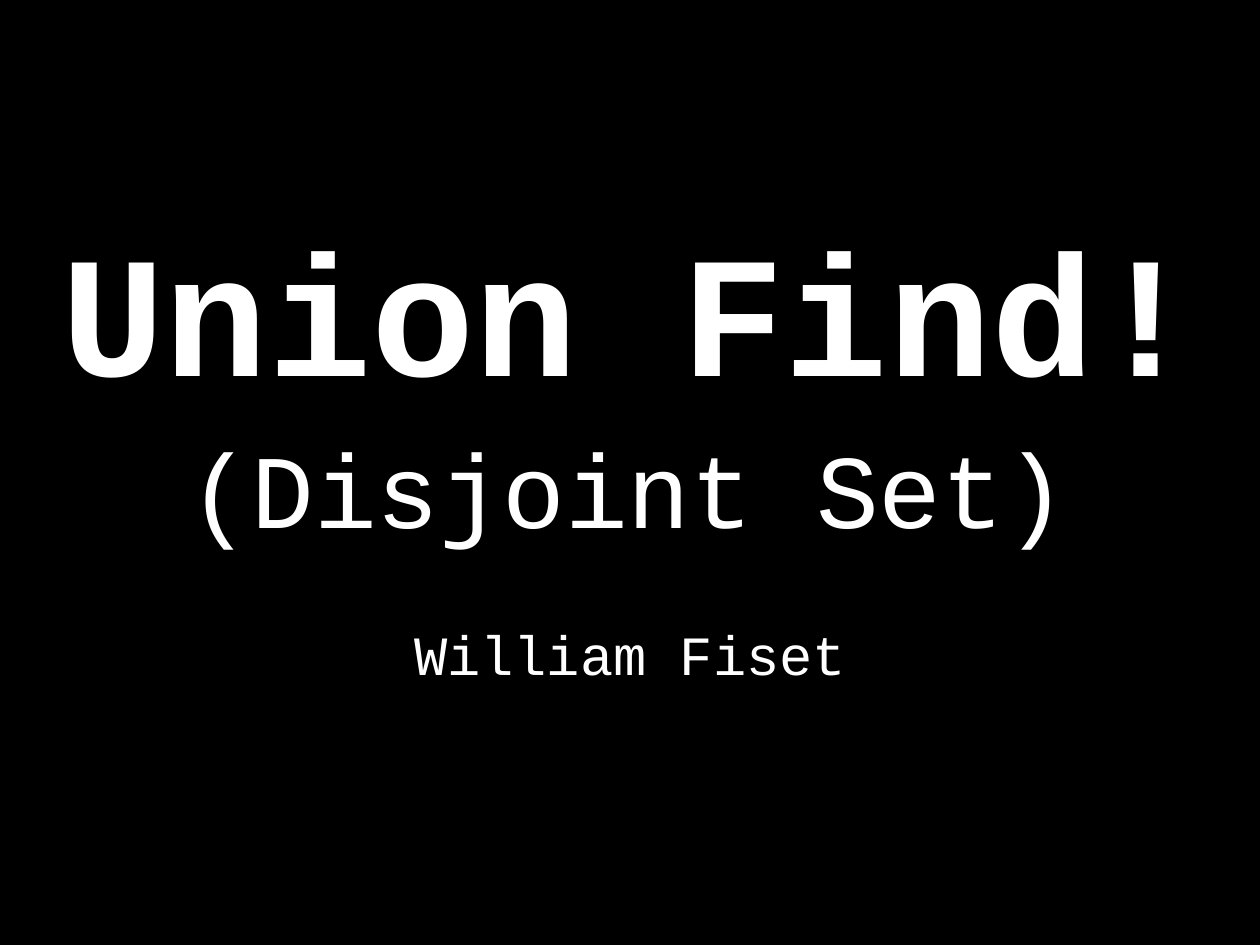
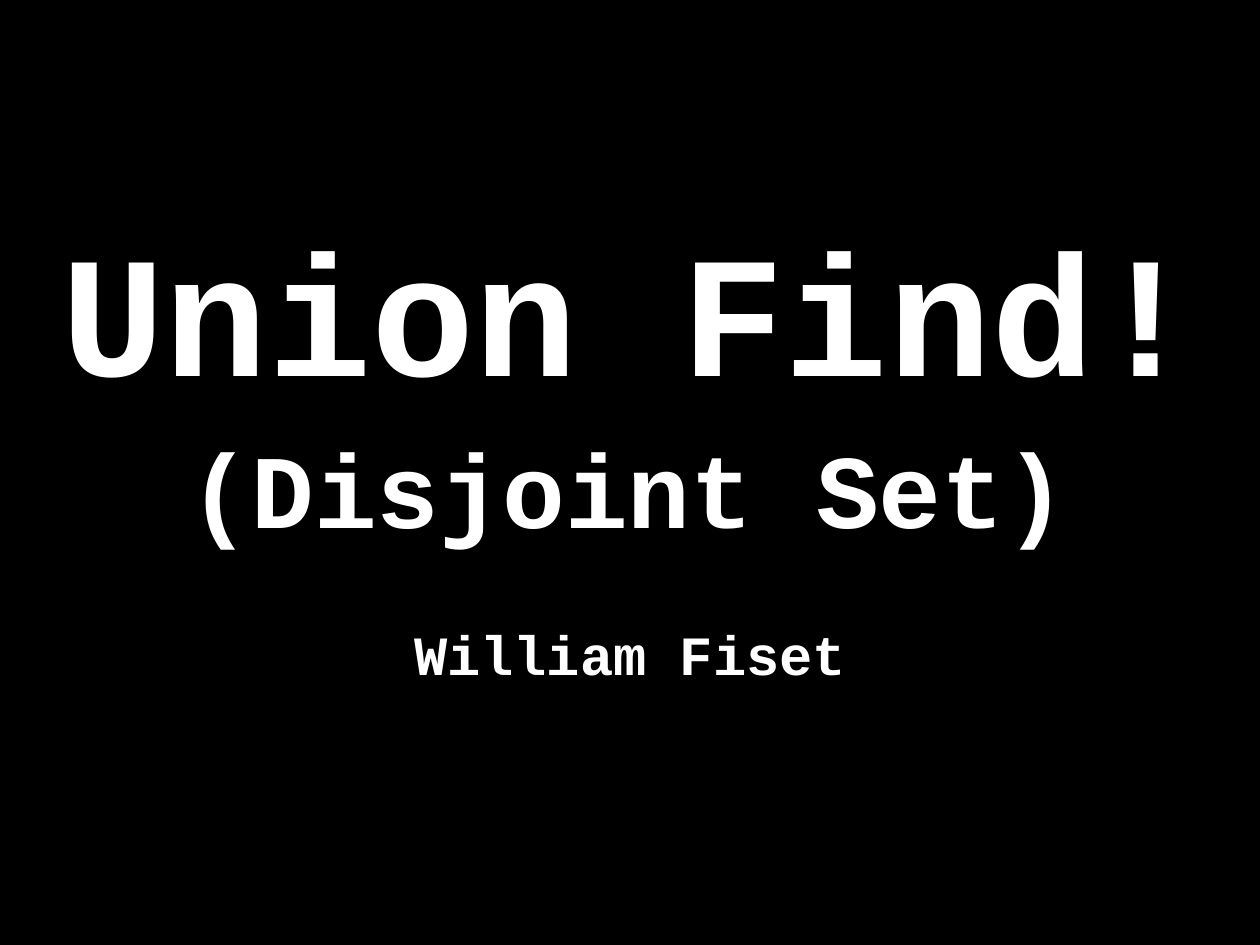
Before and after one commit to williamfiset/DEPRECATED-data-structures, a slide deck: slide 1 of Unionfind/presentation/UnionFind.pptx. Drawn at 1260x945 pixels with LibreOffice and Linux fonts; fonts in the diff are those of the drawing. Boxes give left, top, right and bottom in pixels: in the first picture for what was removed or moved away, otherwise in the second. Text is boxed around its words. In the diff, an @@ line names an element or a change of style, - is before the commit and + after.

```diff
--- a/Unionfind/presentation/UnionFind.pptx
+++ b/Unionfind/presentation/UnionFind.pptx
@@ text "(Disjoint Set)" at (x1=189, y1=453, x2=1067, y2=550): bold on @@
@@ subtitle "William Fiset" at (x1=414, y1=636, x2=846, y2=676): bold on @@
```
Also in this commit, not shown: 2 other slides changed, 21 slides removed, 2 other files.
